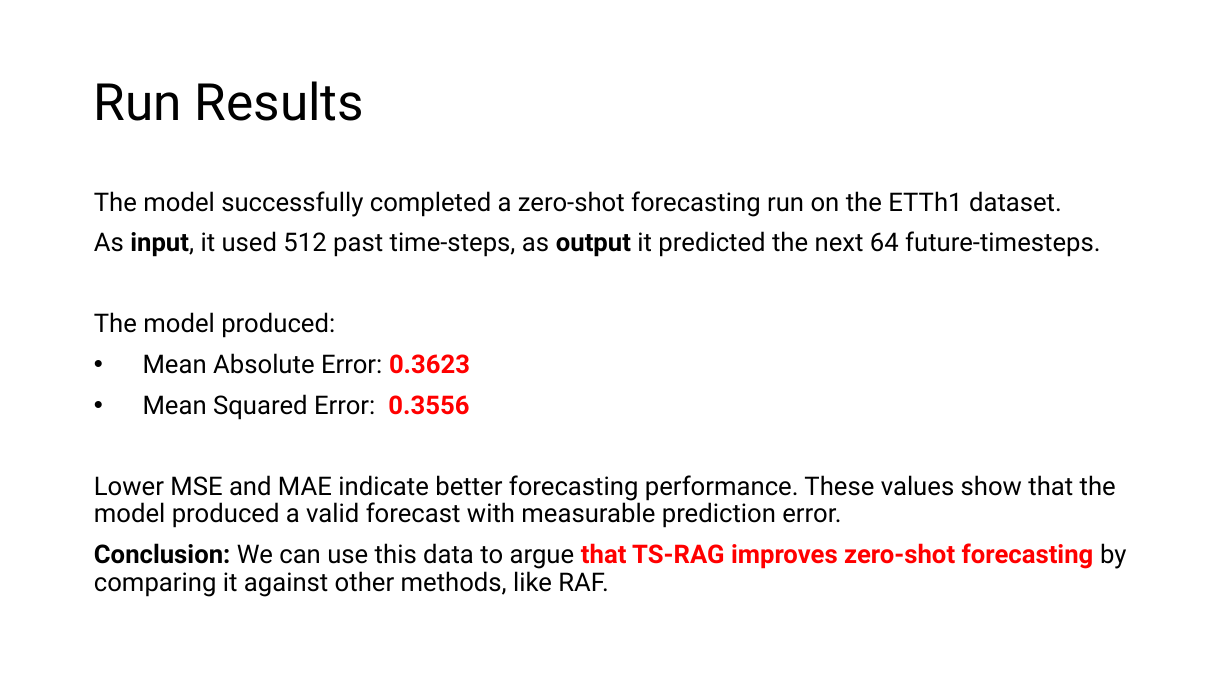
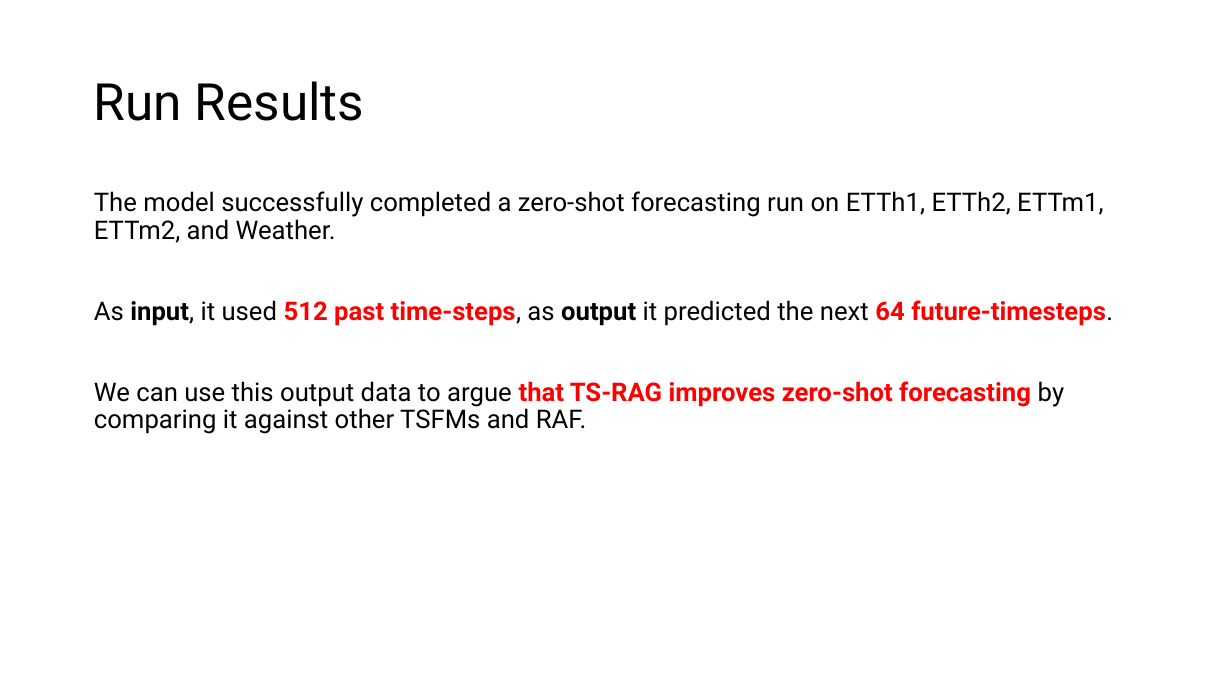
Before and after one commit to ZGRochelleDev/intelligent-systems-code-Review, a slide deck: slide 10 of deliverables/code-review-presentation.pptx. Drawn at 1232x693 pixels with LibreOffice and Linux fonts; fonts in the diff are those of the drawing. Boxes give left, top, right and bottom in pixels: in the first picture for what was removed or moved away, otherwise in the second. Text is boxed around its words. In the diff, an @@ line names an element or a change of style, - is before the commit and + after.

```diff
--- a/deliverables/code-review-presentation.pptx
+++ b/deliverables/code-review-presentation.pptx
@@ text at bbox=[94, 191, 1103, 243]: text changed @@
-The model successfully completed a zero-shot forecasting run on the ETTh1 dataset.
+The model successfully completed a zero-shot forecasting run on ETTh1, ETTh2, ETTm1, ETTm2, and Weather.
@@ text at bbox=[94, 300, 1113, 326]: text colour #000000 to #FF0000, bold on in "512 past time-steps, 64 future-timesteps." @@
@@ text at bbox=[94, 381, 1064, 434]: text changed @@
-The model produced:
-• Mean Absolute Error: 0.3623
-• Mean Squared Error: 0.3556
-Lower MSE and MAE indicate better forecasting performance. These values show that the model produced a valid forecast with measurable prediction error.
-Conclusion: We can use this data to argue that TS-RAG improves zero-shot forecasting by comparing it against other methods, like RAF.
+We can use this output data to argue that TS-RAG improves zero-shot forecasting by comparing it against other TSFMs and RAF.
```
Also in this commit, not shown: 11 other slides changed, 3 slides added, 1 slide removed, 9 other files.
